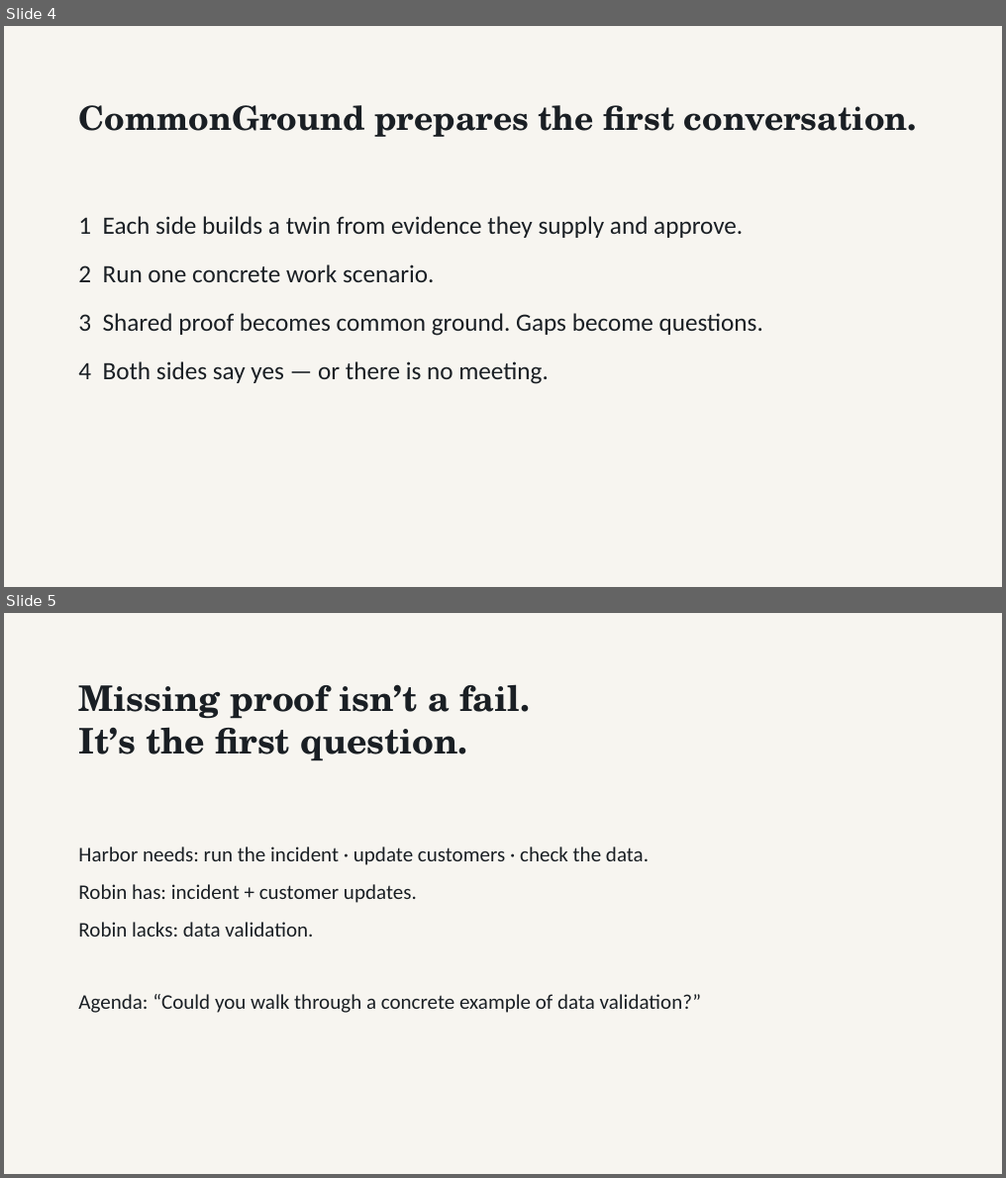
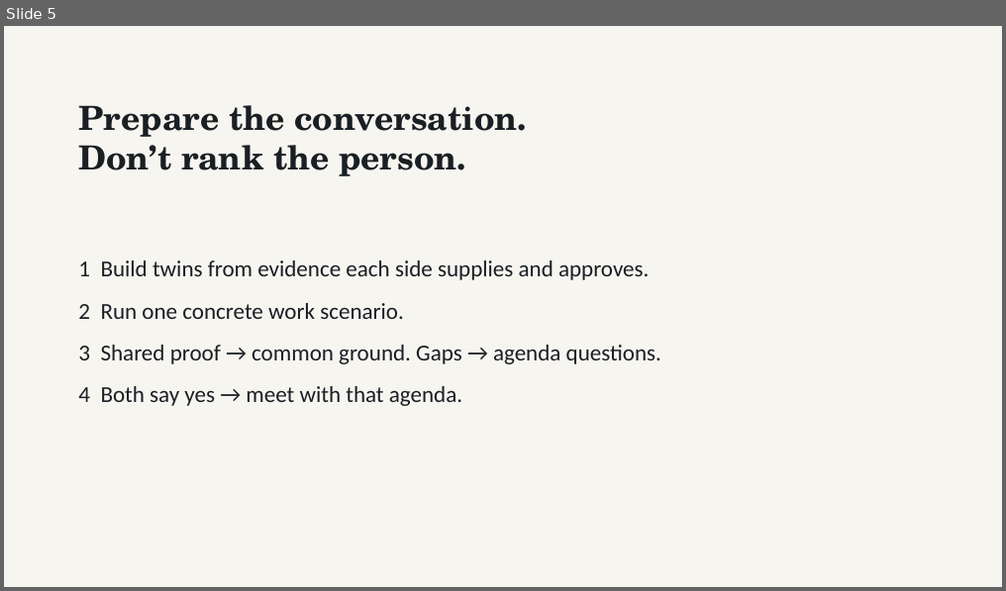
Before and after one commit to Abdullah12has/commonground-espoo, a slide deck: submission/CommonGround_Espoo_Pitch.pptx. Shown one above the other, each under a label of ours: slides 4 and 5 before the commit, slide 5 after it. The pictures are 1006x1178 and 1006x591 pixels, drawn with LibreOffice and Linux fonts; fonts in the diff are those of the drawing. Boxes give left, top, right and bottom in pixels: in the first picture for what was removed or moved away, otherwise in the second. Text is boxed around its words. In the diff, an @@ line names an element or a change of style, - is before the commit and + after.

Commit message:
Add positive-sum value prop to CommonGround pitch

```diff
--- a/submission/CommonGround_Espoo_Pitch.pptx
+++ b/submission/CommonGround_Espoo_Pitch.pptx
@@ slide 5 removed at bbox=[4, 613, 1002, 1174], background #FFFFFF @@
@@ rectangle removed at bbox=[4, 613, 1002, 1174] @@
@@ text removed at bbox=[78, 684, 530, 761] @@
-Missing proof isn’t a fail.
-It’s the first question.
@@ text removed at bbox=[78, 847, 702, 1013] @@
-Harbor needs: run the incident · update customers · check the data.
-Robin has: incident + customer updates.
-Robin lacks: data validation.
-Agenda: “Could you walk through a concrete example of data validation?”
@@ what was slide 4 is now slide 5 @@
@@ slide 5 changed as well @@
@@ text at bbox=[78, 105, 527, 176]: text changed @@
-CommonGround prepares the first conversation.
+Prepare the conversation.
+Don’t rank the person.
@@ text "1 Build twins from evidence ...": place and size @@
-text "1 Build twins from evidence ..." at bbox=[78, 216, 763, 384]
+text "1 Build twins from evidence ..." at bbox=[78, 261, 661, 406]
@@ text at bbox=[78, 261, 648, 280]: text changed; size 24 to 22 pt @@
-1 Each side builds a twin from evidence they supply and approve.
+1 Build twins from evidence each side supplies and approves.
@@ text at bbox=[78, 303, 404, 319]: size 24 to 22 pt in "2 Run one concrete work scenario."; less space between paragraphs @@
@@ text at bbox=[78, 345, 661, 406]: text changed; size 24 to 22 pt @@
-3 Shared proof becomes common ground. Gaps become questions.
-4 Both sides say yes — or there is no meeting.
+3 Shared proof → common ground. Gaps → agenda questions.
+4 Both say yes → meet with that agenda.
```
Also in this commit, not shown: 2 other slides changed, 6 slides added, 5 other slides removed, 5 other files.
